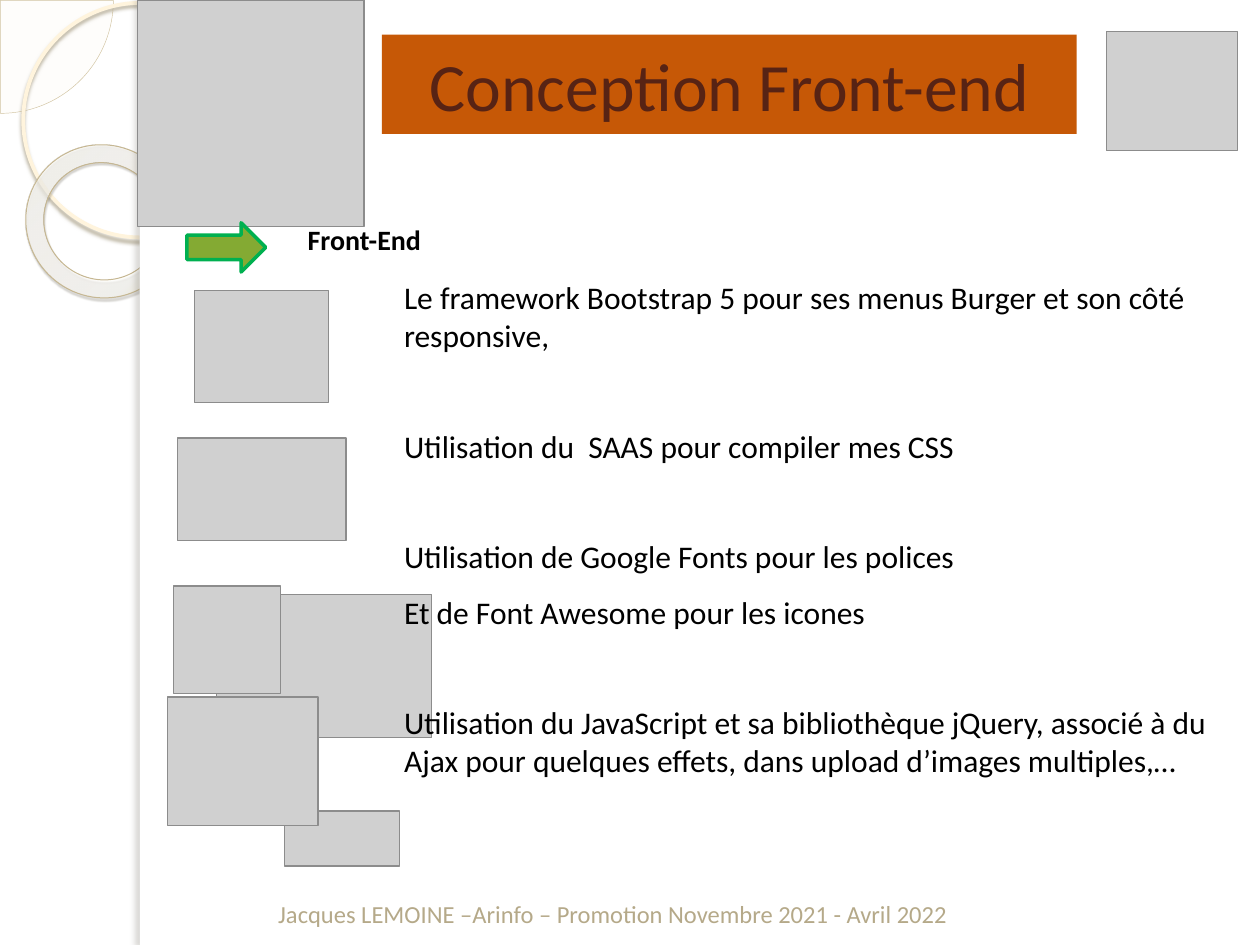
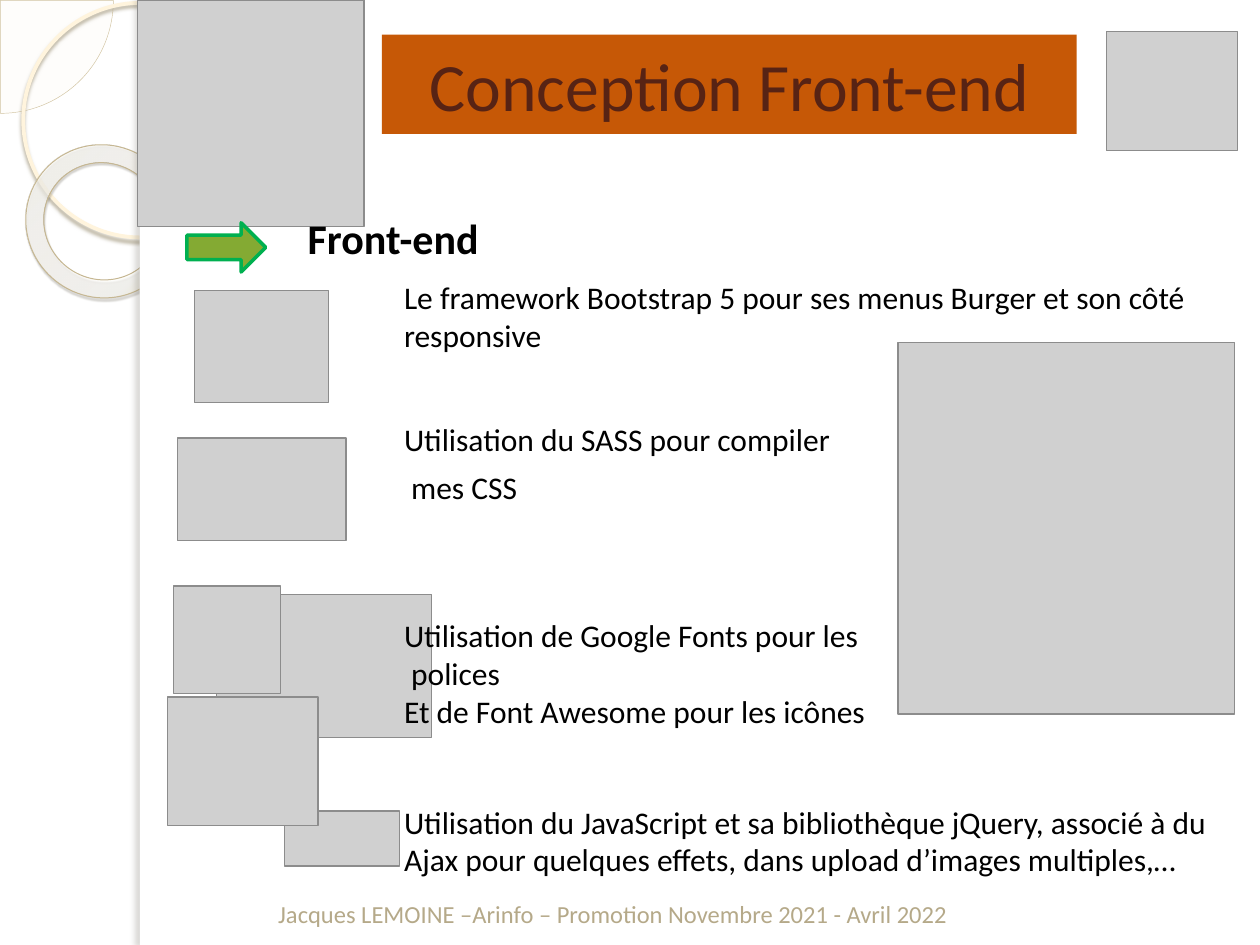
Before and after one commit to jacquesLemoine44/AssociationPaulGreen, a slide deck: slide 15 of DocumentationsProjet/Jacques.Lemoine-Présentation.pptx. Drawn at 1260x945 pixels with LibreOffice and Linux fonts; fonts in the diff are those of the drawing; grey boxes stand for pictures; background and template pictures are left out. Boxes give left, top, right and bottom in pixels: in the first picture for what was removed or moved away, otherwise in the second. Text is boxed around its words. In the diff, an @@ line names an element or a change of style, - is before the commit and + after.

```diff
--- a/DocumentationsProjet/Jacques.Lemoine-Présentation.pptx
+++ b/DocumentationsProjet/Jacques.Lemoine-Présentation.pptx
@@ text at (x1=308, y1=220, x2=479, y2=255): text changed; size 16 to 24 pt @@
-Front-End
+Front-end
@@ text at (x1=404, y1=287, x2=1185, y2=728): text changed @@
-Le framework Bootstrap 5 pour ses menus Burger et son côté responsive,
-Utilisation du SAAS pour compiler mes CSS
-Utilisation de Google Fonts pour les polices
-Et de Font Awesome pour les icones
+Le framework Bootstrap 5 pour ses menus Burger et son côté responsive
+Utilisation du SASS pour compiler
+mes CSS
+Utilisation de Google Fonts pour les
+polices
+Et de Font Awesome pour les icônes
@@ picture added at (x1=898, y1=343, x2=1235, y2=714) @@
```
Also in this commit, not shown: 10 other slides changed, 17 slides added, 30 other files.
